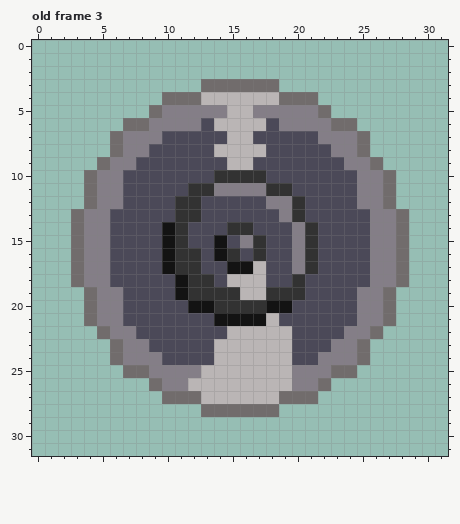
Pixel-art file: Aseprite/animations/traps/grind.aseprite. Above, as it was before the edit.
32x32 pixels, 8 frames. Shown: old frame 3.
The result:
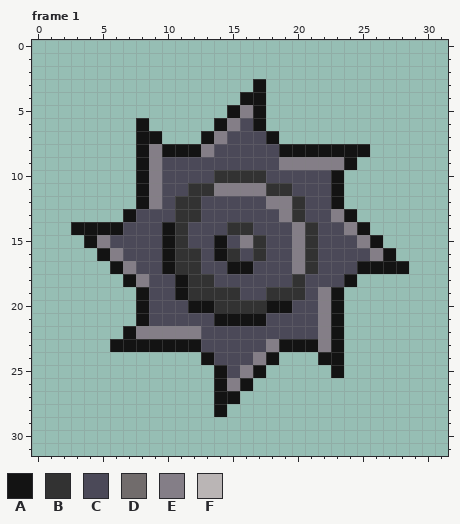
Palette (. is transparent): A #131313  B #323232  C #4b4958  D #716c6c  E #847e87  F #bab5b5
A new or re-ordered frame is compared with the old frame closest to it.
Edits made:
frames 8 -> 9
Changed rows in their new state; - is an unchanged pixel.
Frame 1 is new; against old frame 3:
first column x 3:
 3 ----------....A.----------
 4 -------......AA....-------
 5 ------......AEA.....------
 6 ----.A.....AECA.......----
 7 ---..AA...AECC-A.......---
 8 ---..AEAAAECCCC-AAAAAAA---
 9 --...AE-----CC--EEEEEA..--
10 -....AE-------------A....-
11 -....AE-------------A....-
12 -....AE-------------A....-
13 ....A---------------EA....
14 AAAA-----------------EA...
15 .A--------------------EA..
16 ..AE--------------------A.
17 ...AE---------C-------AAAA
18 ....AE------CCC------A....
19 -....A-------CC----EA....-
20 -....A-------------EA....-
21 -....A---------C---EA....-
22 --..AEEEEE--CCCCC--EA...--
23 ---AAAAAAA-CCCCEAAAEA..---
24 ---.......ACCCEA...AA..---
25 ----.......ACEA.....A.----
26 ------.....AEA......------
27 -------....AA......-------
28 ----------.A....----------
